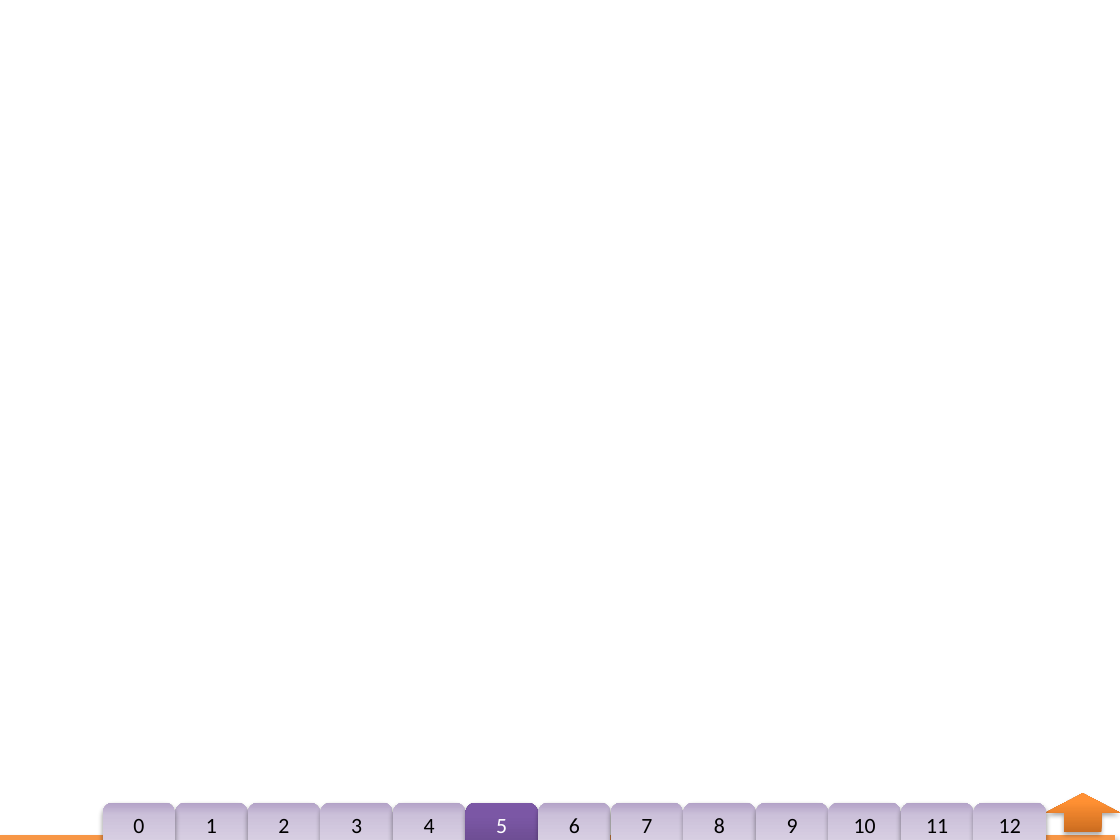
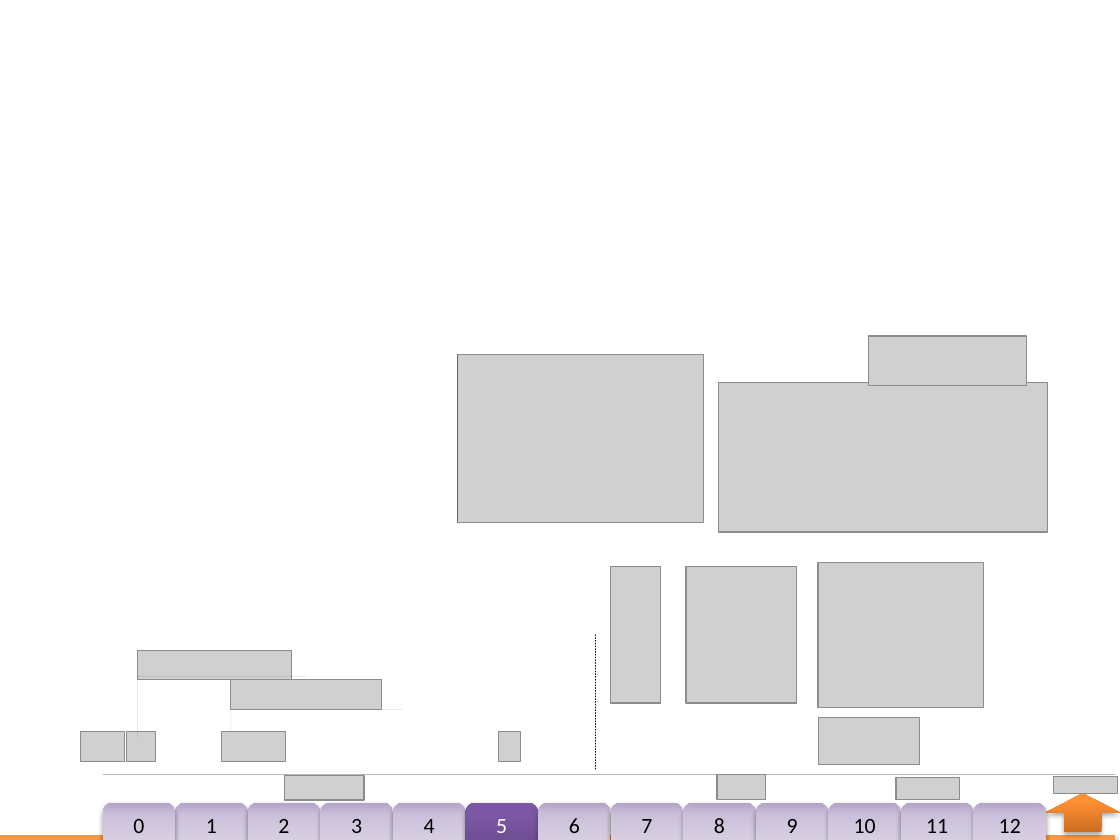
Before and after one commit to andkov/Multilevel-models-of-NLSY-97-religion-data, a slide deck: slide 10 of Models/ISE_NLSY97_Religion/ISE_NLSY97_Religion.pptx (slide 9 before the commit). Drawn at 1120x840 pixels with LibreOffice and Linux fonts; fonts in the diff are those of the drawing; grey boxes stand for pictures; background and template pictures are left out. Boxes give left, top, right and bottom in pixels: in the first picture for what was removed or moved away, otherwise in the second. Text is boxed around its words. In the diff, an @@ line names an element or a change of style, - is before the commit and + after.

```diff
--- a/Models/ISE_NLSY97_Religion/ISE_NLSY97_Religion.pptx
+++ b/Models/ISE_NLSY97_Religion/ISE_NLSY97_Religion.pptx
@@ picture added at box(457, 354, 703, 522) @@
@@ line added from (457, 355) to (457, 523), #000000 0.25 pt @@
@@ picture added at box(868, 336, 1026, 386) @@
@@ picture added at box(718, 383, 1047, 532) @@
@@ picture added at box(610, 567, 661, 703) @@
@@ picture added at box(685, 567, 795, 703) @@
@@ picture added at box(818, 563, 983, 708) @@
@@ picture added at box(138, 651, 292, 680) @@
@@ line added from (595, 635) to (595, 771), #000000 0.25 pt dashed @@
@@ line added from (138, 676) to (138, 737), #000000 0.25 pt @@
@@ line added from (306, 676) to (138, 676), #000000 0.25 pt @@
@@ picture added at box(231, 680, 382, 709) @@
@@ line added from (231, 710) to (231, 737), #000000 0.25 pt @@
@@ line added from (402, 710) to (231, 710), #000000 0.25 pt @@
@@ picture added at box(819, 718, 920, 765) @@
@@ picture added at box(81, 731, 124, 760) @@
@@ picture added at box(127, 731, 156, 760) @@
@@ picture added at box(222, 731, 286, 760) @@
@@ picture added at box(498, 731, 520, 760) @@
@@ line added from (103, 775) to (1114, 775), #000000 0.25 pt @@
@@ picture added at box(284, 775, 364, 800) @@
@@ picture added at box(717, 775, 765, 800) @@
@@ picture added at box(896, 777, 960, 799) @@
@@ picture added at box(1053, 777, 1117, 794) @@
```
Also in this commit, not shown: 13 other slides changed, 1 slide added, 2 other files.
